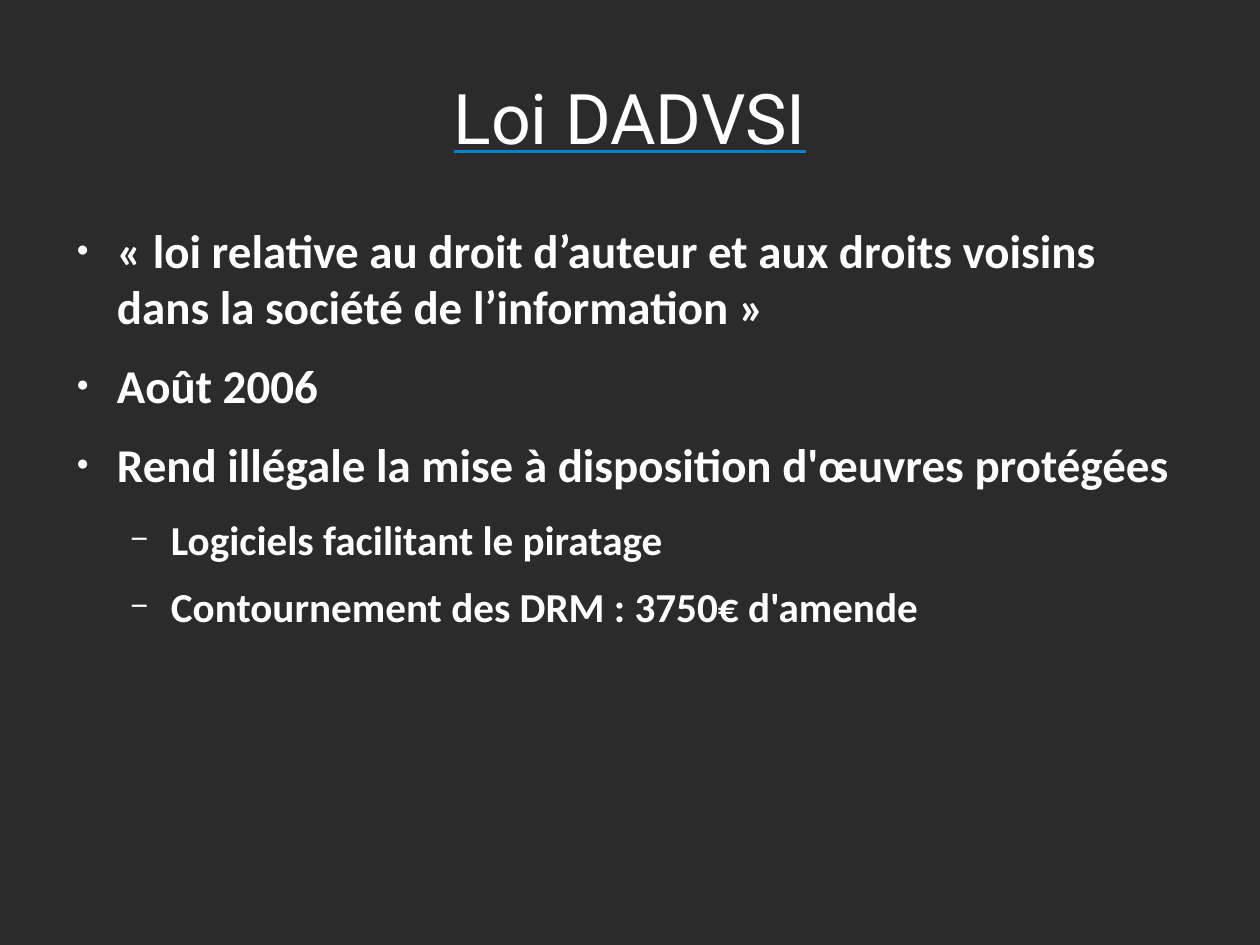
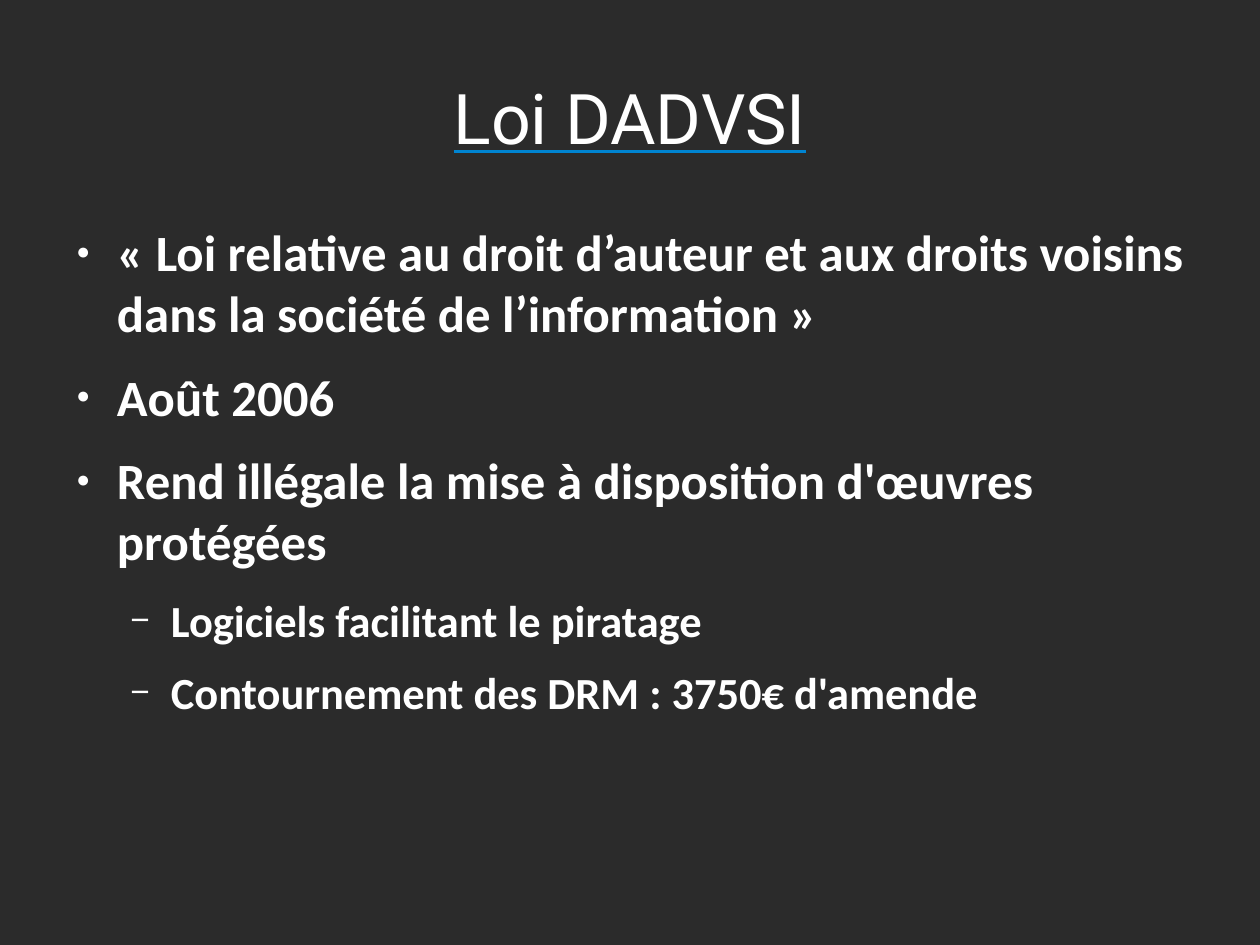
Before and after one commit to Parashp/pph-droit-auteur, a slide deck: slide 20 of soutenance.odp (slide 13 before the commit). Drawn at 1260x945 pixels with LibreOffice and Linux fonts; fonts in the diff are those of the drawing; background and template pictures are left out; a plain dark background stands for a picture behind light text. Boxes give left, top, right and bottom in pixels: in the first picture for what was removed or moved away, otherwise in the second. Text is boxed around its words. In the diff, an @@ line names an element or a change of style, - is before the commit and + after.

Commit message:
Oral : rédaction de slides dans plusieurs parties

```diff
--- a/soutenance.odp
+++ b/soutenance.odp
@@ text at <box>117,234,1184,333</box>: text changed; size 29.6 to 32 pt @@
-● « loi relative au droit d’auteur et aux droits voisins dans la société de l’information »
+● « Loi relative au droit d’auteur et aux droits voisins dans la société de l’information »
@@ text at <box>117,381,1033,710</box>: size 29.6 to 32 pt in "Août 2006", "Rend illégale la mise à disposition d'œuvres ..."; size 25.9 to 28 pt in "Logiciels facilitant le piratage", "Contournement des DRM : 3750€ d'amende" @@
```
Also in this commit, not shown: 14 other slides changed, 9 slides added.
